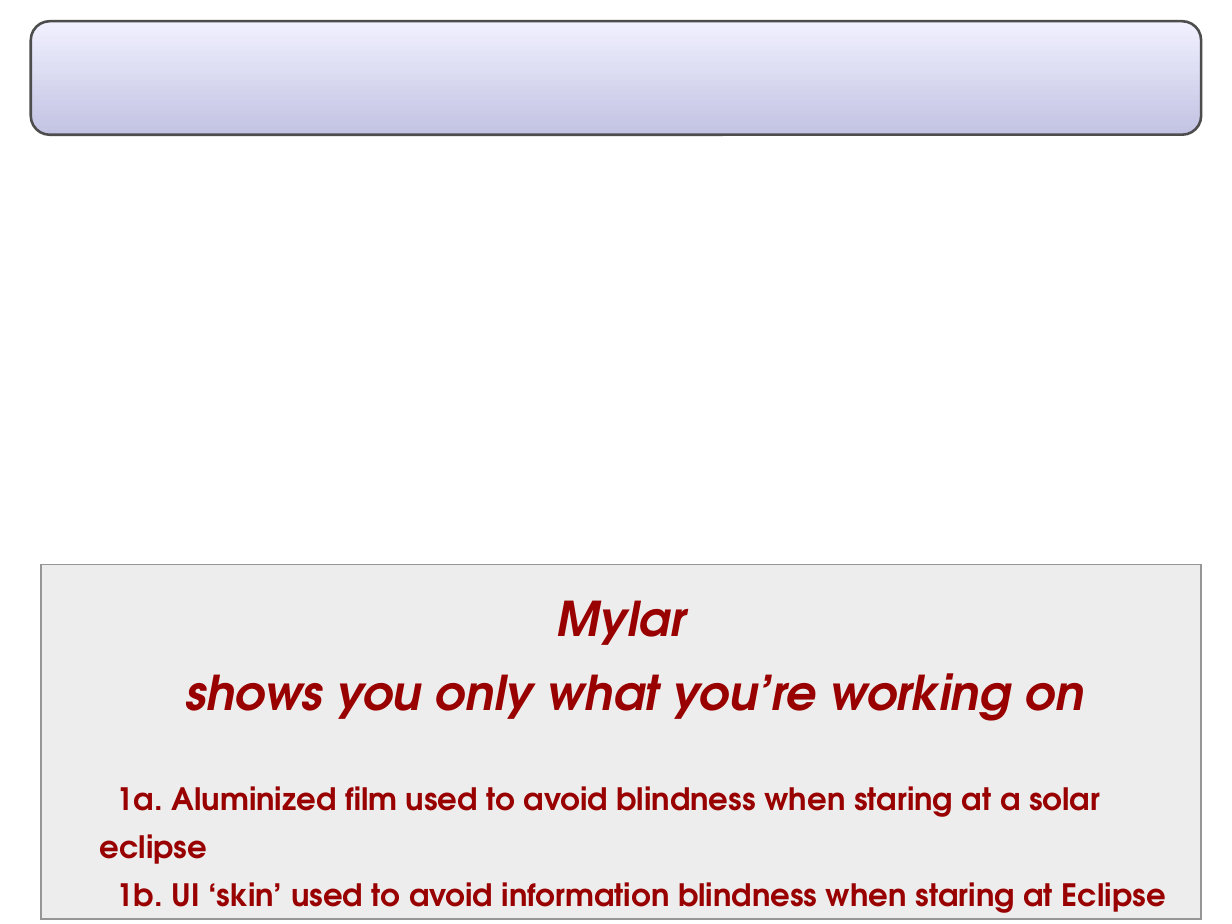
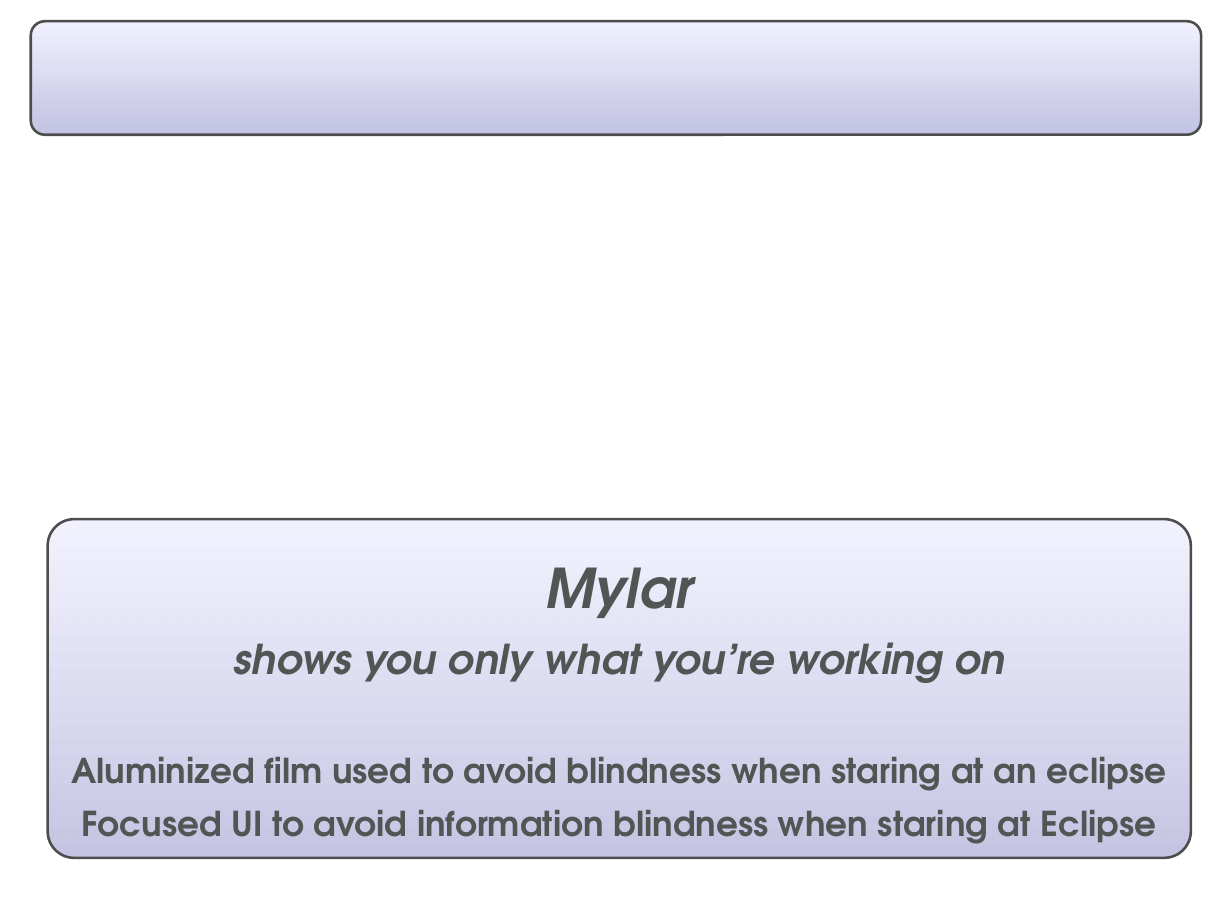
Before and after one commit to eclipse-mylyn/mylyn-website, a slide deck: slide 3 of publications/2006-03-mylar-eclipsecon.ppt. Drawn at 1232x924 pixels with LibreOffice and Linux fonts; fonts in the diff are those of the drawing; background and template pictures are left out. Boxes give left, top, right and bottom in pixels: in the first picture for what was removed or moved away, otherwise in the second. Text is boxed around its words. In the diff, an @@ line names an element or a change of style, - is before the commit and + after.

Commit message:
Progress on: prepare eclipsecon talk and slides

```diff
--- a/publications/2006-03-mylar-eclipsecon.ppt
+++ b/publications/2006-03-mylar-eclipsecon.ppt
@@ rounded rectangle at bbox=[31, 21, 1201, 134]: proportions changed @@
@@ rounded rectangle "Mylar shows you only what ...": place and size @@
-rounded rectangle "Mylar shows you only what ..." at bbox=[41, 564, 1201, 919]
+rounded rectangle "Mylar shows you only what ..." at bbox=[48, 519, 1191, 857]
@@ rounded rectangle "Mylar shows you only what ..." at bbox=[48, 519, 1191, 857]: vertical alignment top to middle; rectangle to rounded rectangle; fill #EAEAEA at 85% opacity to gradient #F0F0FF to #C3C3E3; outline #969696 0.99 pt to #4D4D4D 1.5 pt @@
@@ text in rounded rectangle at bbox=[71, 567, 1166, 844]: text changed; size 18 to 20 pt; text colour #990000 to #535454 @@
-Mylar
-shows you only what you’re working on
-  1a. Aluminized film used to avoid blindness when staring at a solar eclipse
-  1b. UI ‘skin’ used to avoid information blindness when staring at Eclipse
+Mylar
+shows you only what you’re working on
+Aluminized film used to avoid blindness when staring at an eclipse
+Focused UI to avoid information blindness when staring at Eclipse
```
Also in this commit, not shown: 17 other slides changed, 2 slides added, 2 slides removed.
